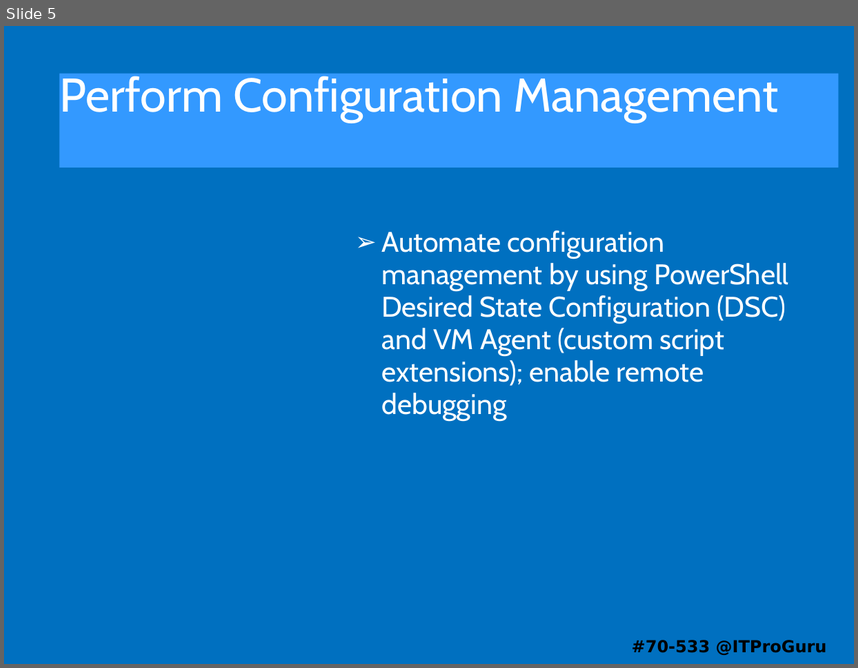
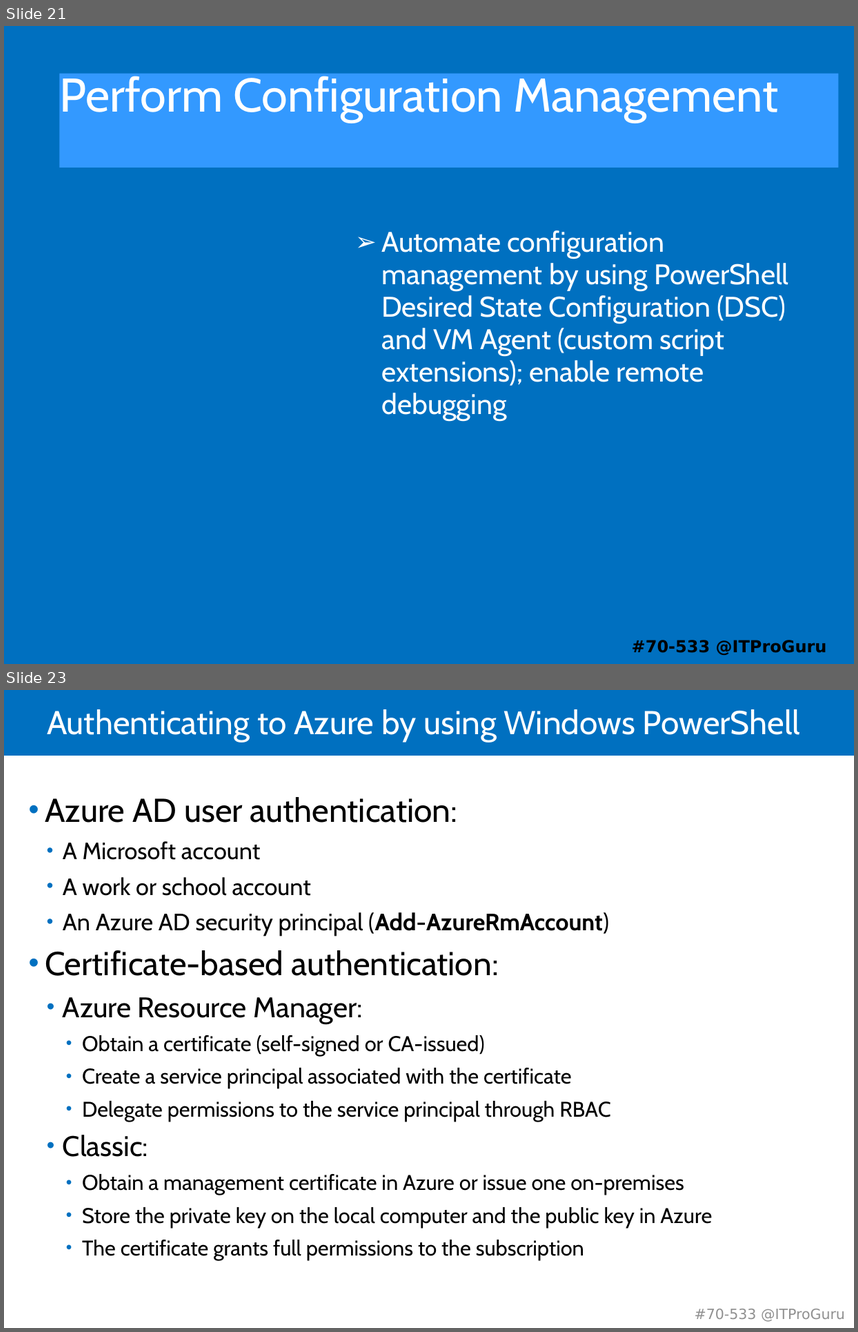
Before and after one commit to guruskill/70-533, a slide deck: 70-533-02-Compute.pptx. Shown one above the other, each under a label of ours: slide 5 before the commit, slides 21 and 23 after it; the slides between them are not shown. The pictures are 858x668 and 858x1332 pixels, drawn with LibreOffice and Linux fonts; fonts in the diff are those of the drawing. Boxes give left, top, right and bottom in pixels: in the first picture for what was removed or moved away, otherwise in the second. Text is boxed around its words. In the diff, an @@ line names an element or a change of style, - is before the commit and + after.

```diff
--- a/70-533-02-Compute.pptx
+++ b/70-533-02-Compute.pptx
@@ slide 23 added at box(4, 690, 854, 1328), background #FFFFFF @@
@@ rectangle added at box(4, 690, 854, 756), fill #0070C0 @@
@@ title added at box(47, 709, 800, 742), 28 pt, text #FFFFFF @@
+Authenticating to Azure by using Windows PowerShell
@@ text added at box(45, 797, 712, 1260), 18 pt, text #000000 @@
+• Azure AD user authentication:
+  • A Microsoft account
+  • A work or school account
+  • An Azure AD security principal (Add-AzureRmAccount)
+• Certificate-based authentication:
+  • Azure Resource Manager:
+    • Obtain a certificate (self-signed or CA-issued)
+    • Create a service principal associated with the certificate
+    • Delegate permissions to the service principal through RBAC
+  • Classic:
+    • Obtain a management certificate in Azure or issue one on-premises
+    • Store the private key on the local computer and the public key in Azure
+    • The certificate grants full permissions to the subscription
@@ text added at box(695, 1308, 845, 1321), 12 pt, text #909090 @@
+#70-533 @ITProGuru
@@ what was slide 5 is now slide 21 @@
```
Also in this commit, not shown: 2 slides changed, 69 other slides added, 4 other files.
